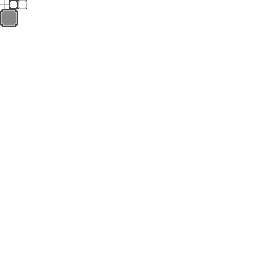
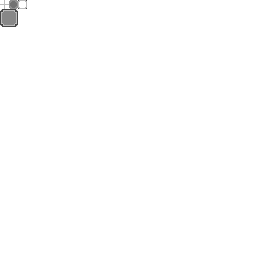
Revision of a layered (256, 256) image; what changed, layer by layer:
painted on "Tło" over left=9, top=0, right=18, bottom=10
